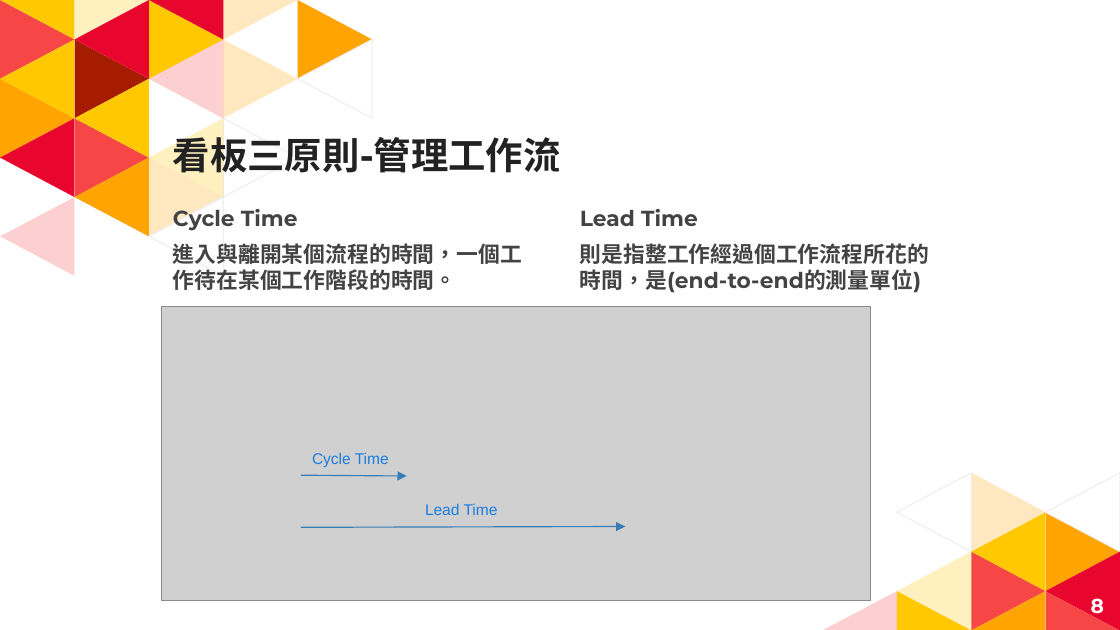
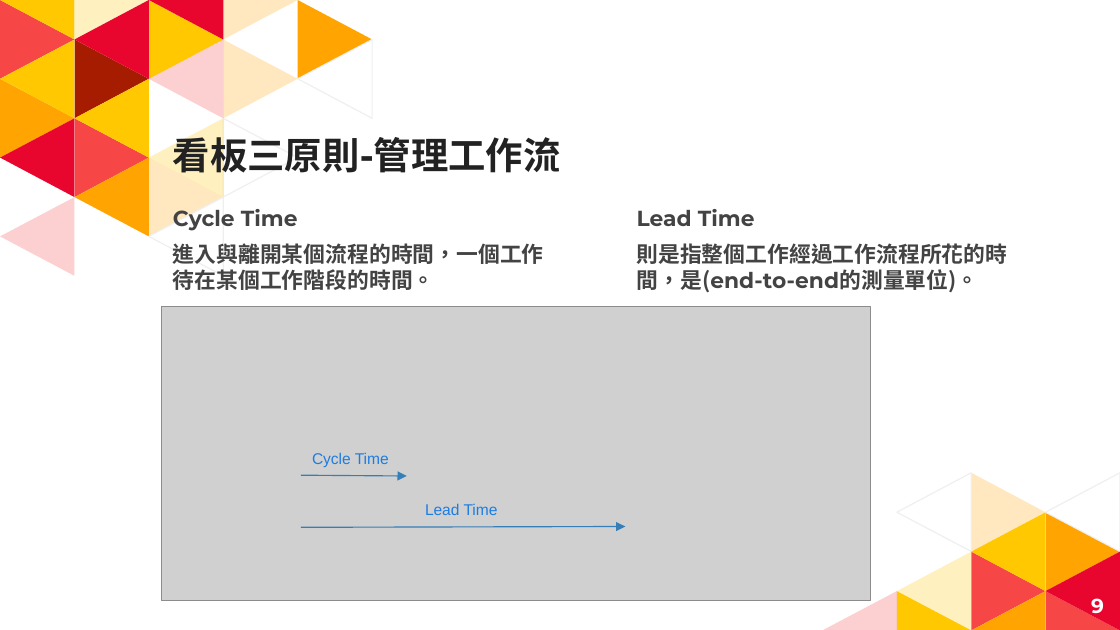
Before and after one commit to HankTwZhong/OOAD, a slide deck: slide 9 of 專題討論/Trello.pptx (slide 8 before the commit). Drawn at 1120x630 pixels with LibreOffice and Linux fonts; fonts in the diff are those of the drawing; grey boxes stand for pictures. Boxes give left, top, right and bottom in pixels: in the first picture for what was removed or moved away, otherwise in the second. Text is boxed around its words. In the diff, an @@ line names an element or a change of style, - is before the commit and + after.

```diff
--- a/專題討論/Trello.pptx
+++ b/專題討論/Trello.pptx
@@ text "Lead Time": place and size @@
-text "Lead Time" at box(580, 209, 929, 293)
+text "Lead Time" at box(637, 209, 1008, 293)
@@ text at box(173, 243, 544, 290): font Montserrat to Noto Sans CJK SC in "進入與離開某個流程的時間，一個工作待在某個工作階段的時間。" @@
@@ text at box(637, 243, 1008, 293): text changed; font Montserrat to Noto Sans CJK SC @@
-則是指整工作經過個工作流程所花的時間，是(end-to-end的測量單位)
+則是指整個工作經過工作流程所花的時間，是(end-to-end的測量單位)。
@@ page number at box(1091, 598, 1104, 620): text changed @@
-8
+9
```
Also in this commit, not shown: 4 other slides changed, 3 slides added, 2 slides removed, 4 other files.
